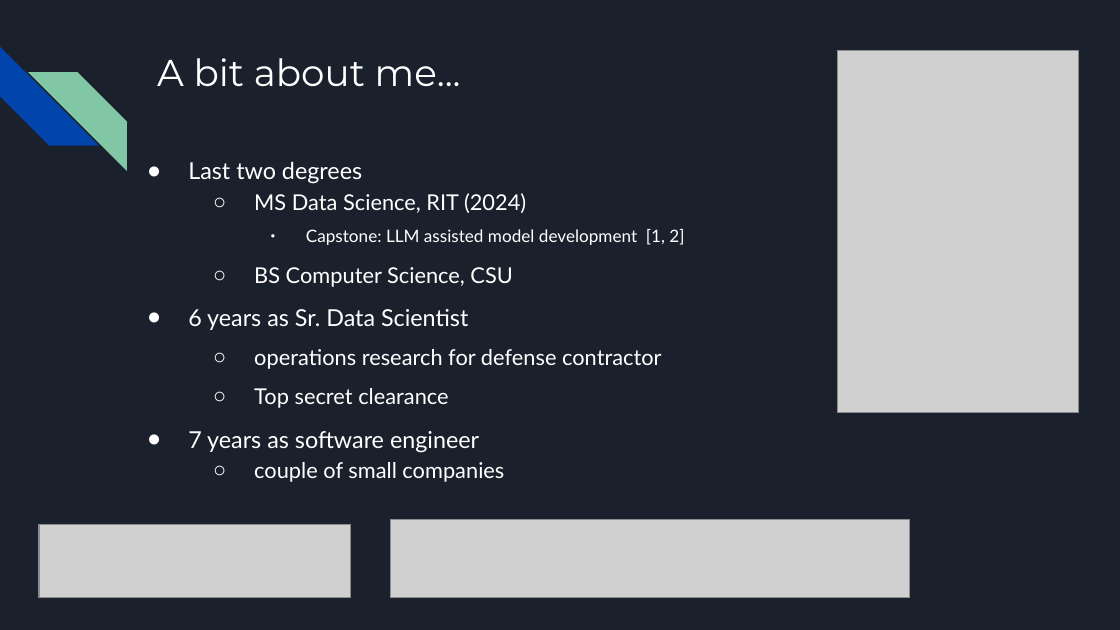
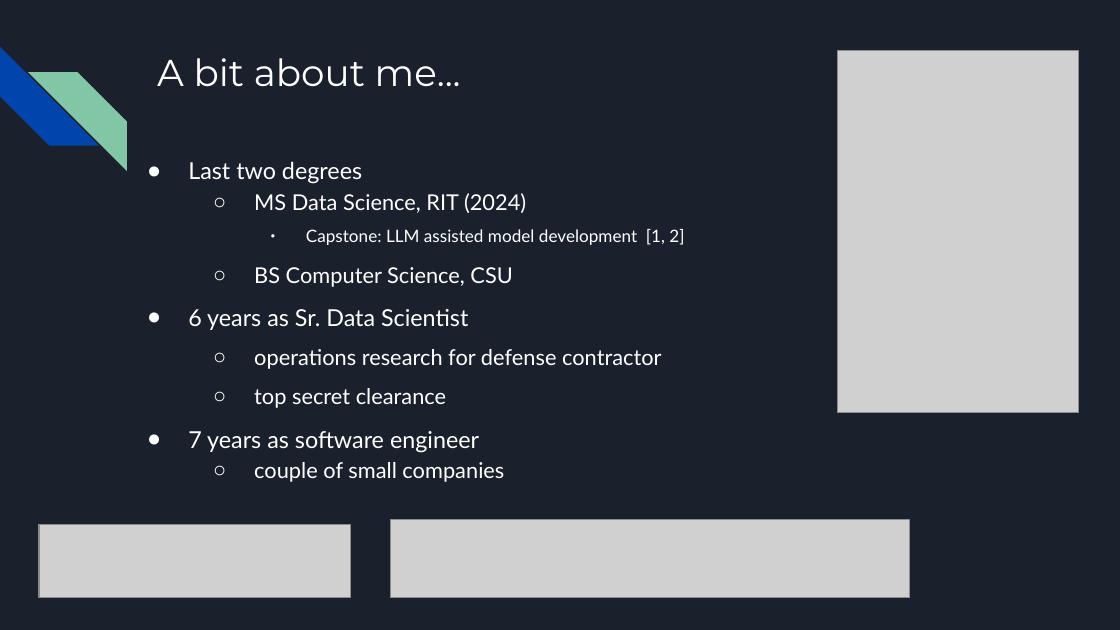
Before and after one commit to MichaelSzczepaniak/WordEmbeddings, a slide deck: slide 2 of word_embeddings_30min.odp. Drawn at 1120x630 pixels with LibreOffice and Linux fonts; fonts in the diff are those of the drawing; grey boxes stand for pictures. Boxes give left, top, right and bottom in pixels: in the first picture for what was removed or moved away, otherwise in the second. Text is boxed around its words. In the diff, an @@ line names an element or a change of style, - is before the commit and + after.

```diff
--- a/word_embeddings_30min.odp
+++ b/word_embeddings_30min.odp
@@ text at (254, 388, 446, 408): text changed @@
-  ○ Top secret clearance
+  ○ top secret clearance
```
Also in this commit, not shown: 4 other slides changed, 1 slide added.
